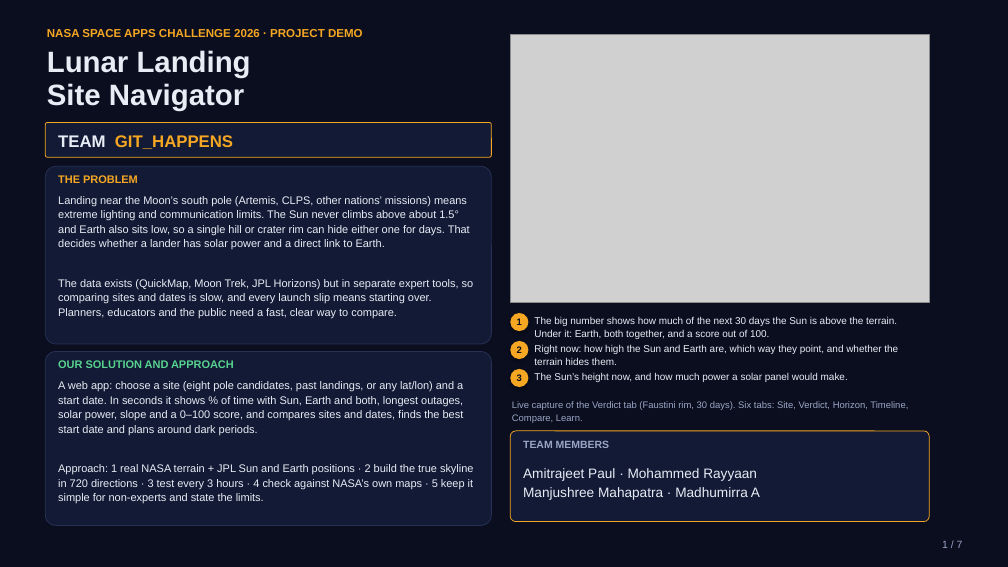
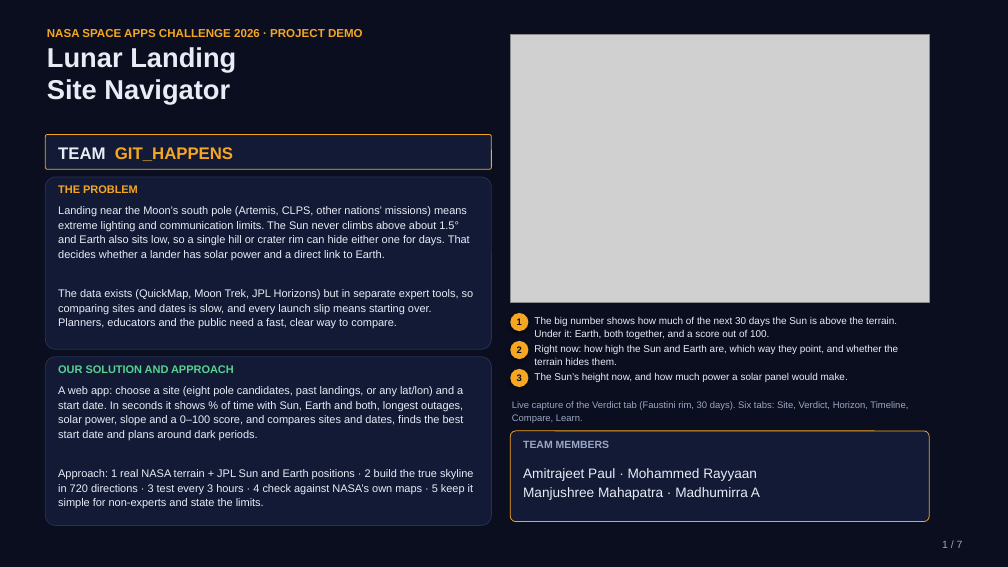
Before and after one commit to Amitrajeetpaul/lunar-landing-site-navigator, a slide deck: slide 1 of docs/GIT_7_SLIDE_PPT.pptx. Drawn at 1008x567 pixels with LibreOffice and Linux fonts; fonts in the diff are those of the drawing; grey boxes stand for pictures. Boxes give left, top, right and bottom in pixels: in the first picture for what was removed or moved away, otherwise in the second. Text is boxed around its words. In the diff, an @@ line names an element or a change of style, - is before the commit and + after.

Commit message:
Fix Site tab colour contrast (Lighthouse 100); demo slide 1 spacing

```diff
--- a/docs/GIT_7_SLIDE_PPT.pptx
+++ b/docs/GIT_7_SLIDE_PPT.pptx
@@ text "Lunar Landing" at bbox=[47, 47, 236, 103]: size 28 to 26 pt @@
@@ 2 texts, 1 rounded rectangle: place and size @@
-2 texts, 1 rounded rectangle at bbox=[45, 123, 492, 183]
+2 texts, 1 rounded rectangle at bbox=[45, 135, 492, 193]
@@ rounded rectangle: place and size @@
-rounded rectangle at bbox=[45, 166, 492, 344]
+rounded rectangle at bbox=[45, 177, 492, 349]
@@ text "Landing near the Moon’s south ...": place and size @@
-text "Landing near the Moon’s south ..." at bbox=[58, 196, 474, 318]
+text "Landing near the Moon’s south ..." at bbox=[58, 206, 474, 329]
@@ rounded rectangle: place and size @@
-rounded rectangle at bbox=[45, 352, 492, 526]
+rounded rectangle at bbox=[45, 357, 492, 526]
@@ text "A web app: choose a ...": place and size @@
-text "A web app: choose a ..." at bbox=[58, 381, 474, 504]
+text "A web app: choose a ..." at bbox=[58, 386, 474, 509]
@@ text "OUR SOLUTION AND APPROACH": place and size @@
-text "OUR SOLUTION AND APPROACH" at bbox=[58, 360, 234, 368]
+text "OUR SOLUTION AND APPROACH" at bbox=[58, 365, 234, 373]
```
Also in this commit, not shown: 2 other files.
